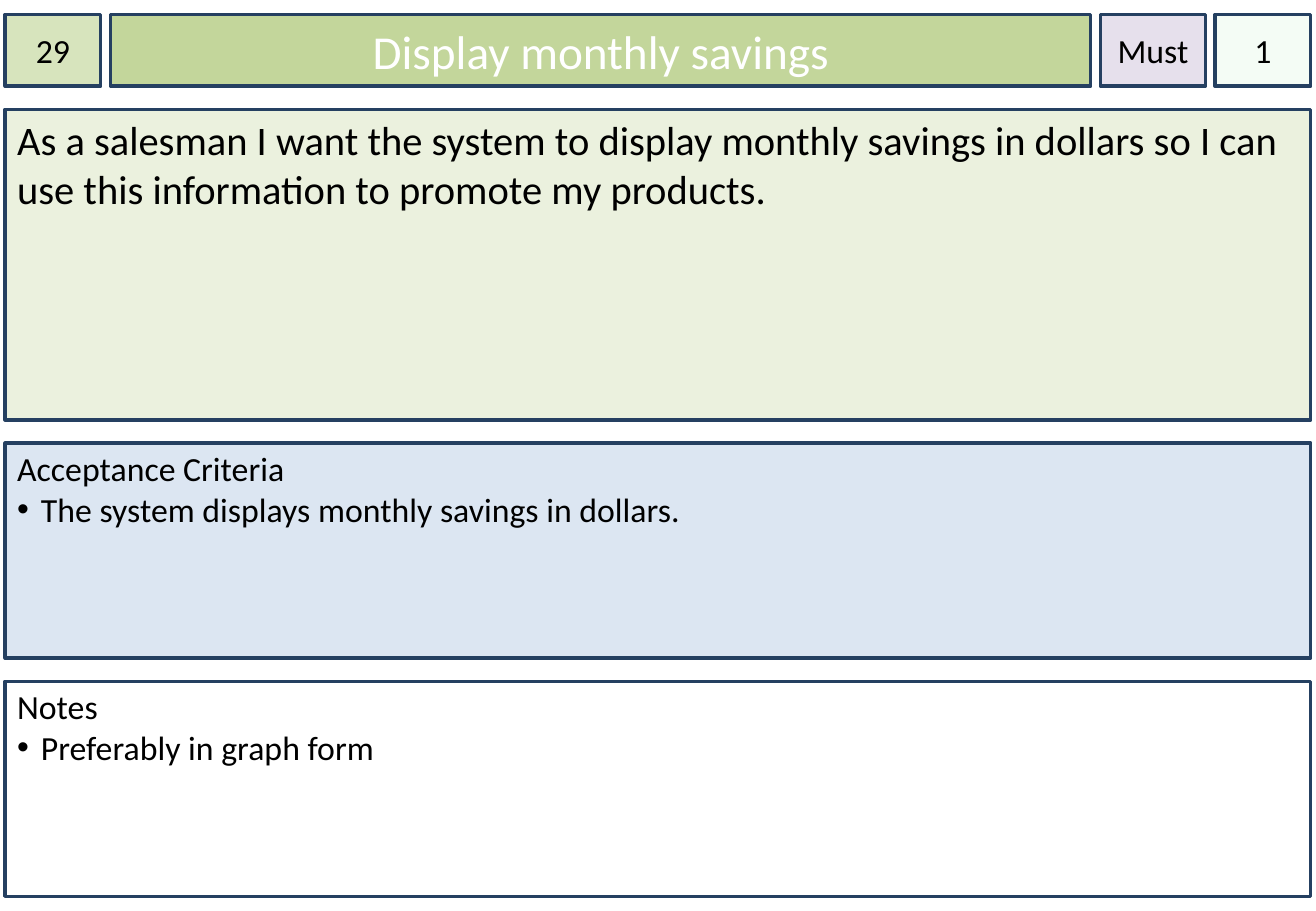
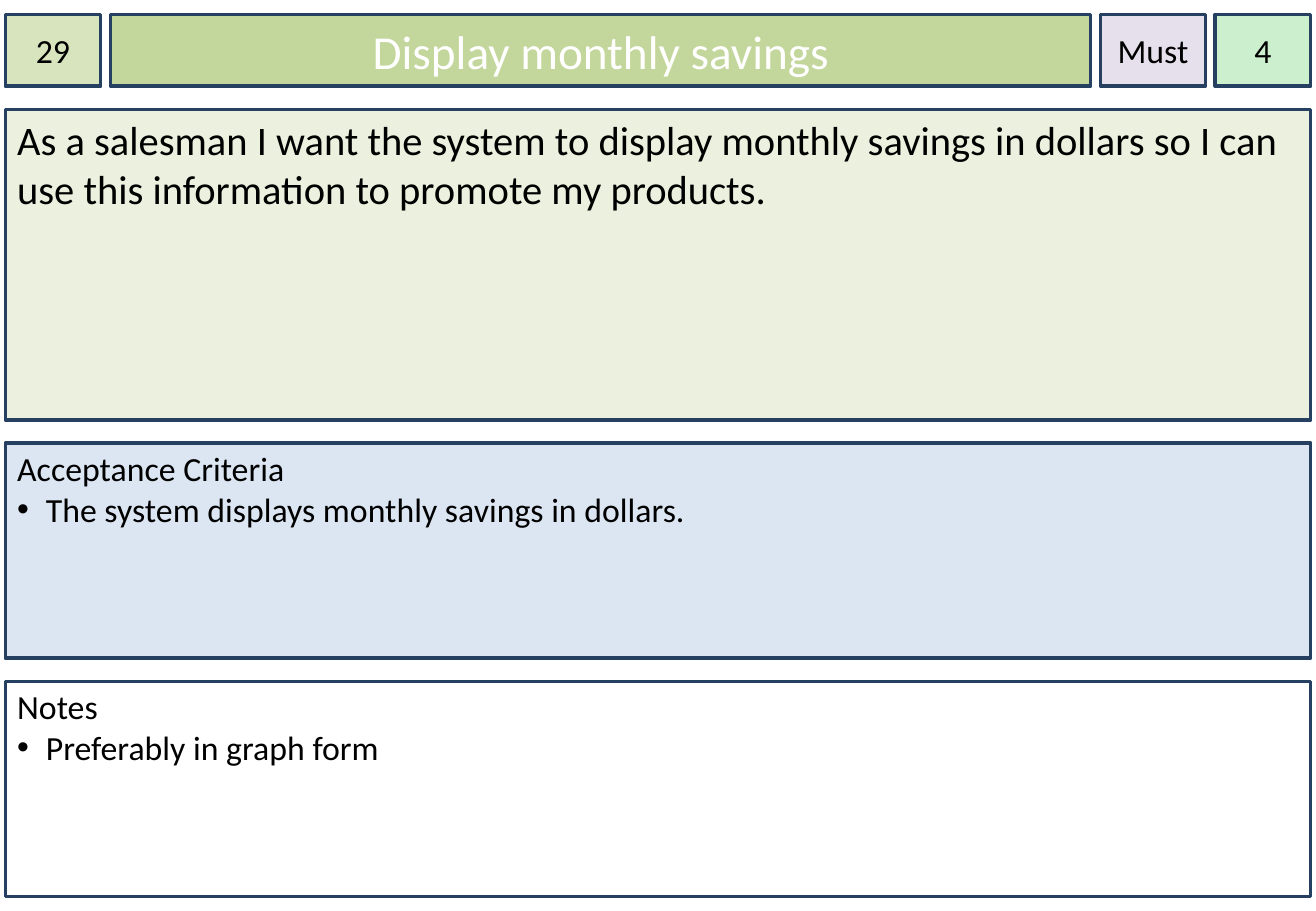
Before and after one commit to dkartaschew/anonymous-solarenergy, a slide deck: slide 29 of Documentation/User Stories.pptx. Drawn at 1316x911 pixels with LibreOffice and Linux fonts; fonts in the diff are those of the drawing. Boxes give left, top, right and bottom in pixels: in the first picture for what was removed or moved away, otherwise in the second. Text is boxed around its words. In the diff, an @@ line names an element or a change of style, - is before the commit and + after.

```diff
--- a/Documentation/User Stories.pptx
+++ b/Documentation/User Stories.pptx
@@ rectangle "4" at (1215, 15, 1311, 86): fill #CCF0CD at 20% opacity to #CCF0CD; outline #254061 2 pt to #254061 2.01 pt @@
@@ text in rectangle at (1254, 41, 1271, 63): text changed @@
-1
+4
@@ rectangle "Acceptance Criteria" at (5, 444, 1311, 659): outline #254061 2 pt to #254061 2.01 pt @@
@@ text in rectangle at (46, 498, 684, 528): indent changed @@
@@ rectangle "Notes" at (5, 682, 1311, 897): outline #254061 2 pt to #254061 2.01 pt @@
@@ text in rectangle at (46, 736, 379, 766): indent changed @@
```
Also in this commit, not shown: 32 other slides changed, 2 other files.
